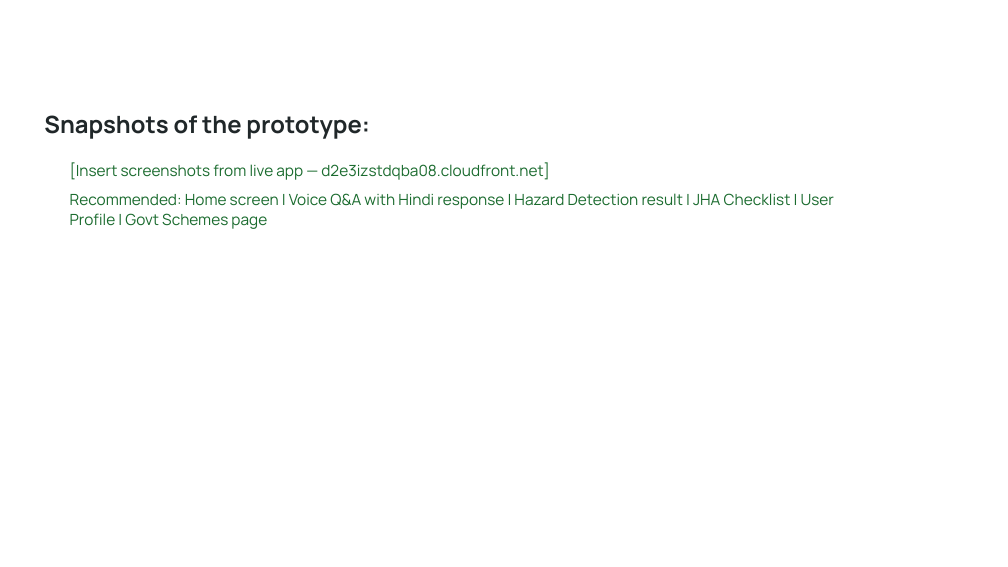
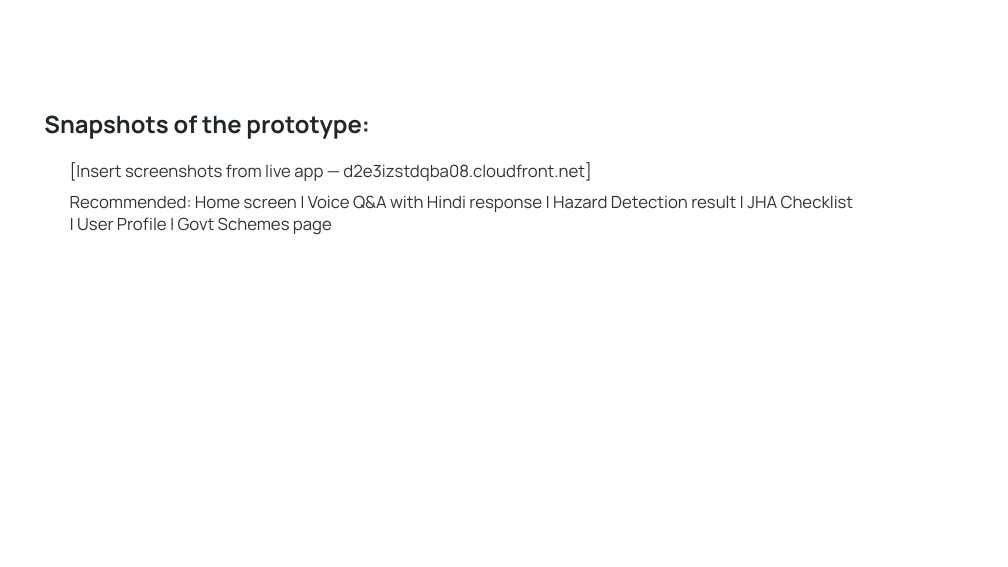
Before and after one commit to Sameer786/krishirakshak-ai, a slide deck: slide 10 of docs/KrishiRakshak_Submission_Final.pptx. Drawn at 1008x567 pixels with LibreOffice and Linux fonts; fonts in the diff are those of the drawing; background and template pictures are left out. Boxes give left, top, right and bottom in pixels: in the first picture for what was removed or moved away, otherwise in the second. Text is boxed around its words. In the diff, an @@ line names an element or a change of style, - is before the commit and + after.

```diff
--- a/docs/KrishiRakshak_Submission_Final.pptx
+++ b/docs/KrishiRakshak_Submission_Final.pptx
@@ text at (x1=70, y1=162, x2=854, y2=235): size 11 to 12 pt, text colour #1A6B2E to #333333 in "[Insert screenshots from live app — d2e3izstdqba08.cloudfron ...", "Recommended: Home screen | Voice Q&A with ..." @@
```
Also in this commit, not shown: 9 other slides changed.
